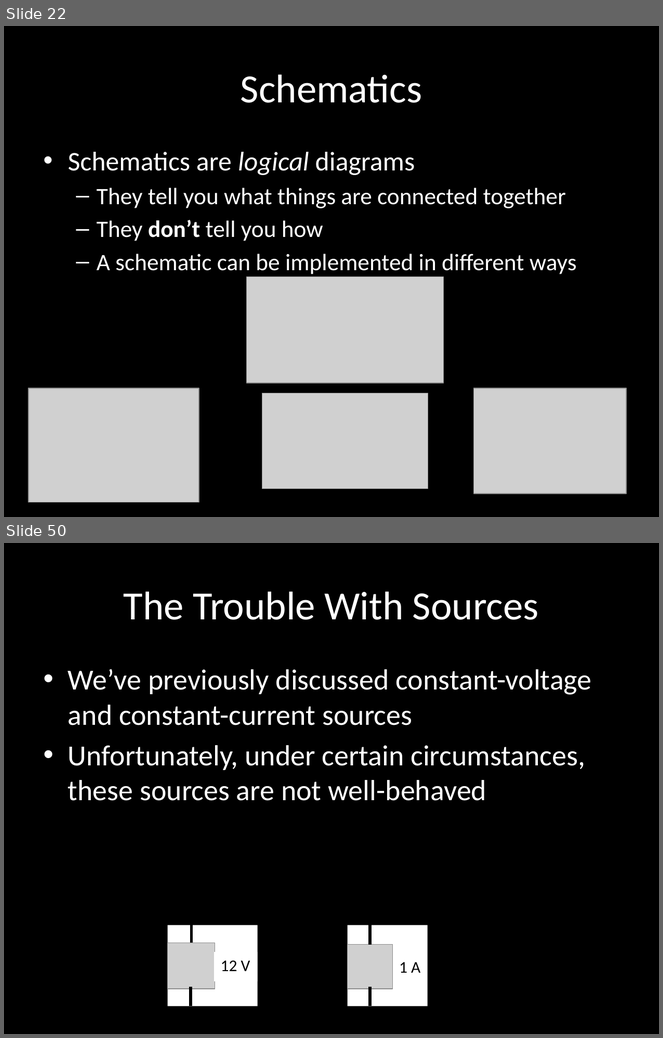
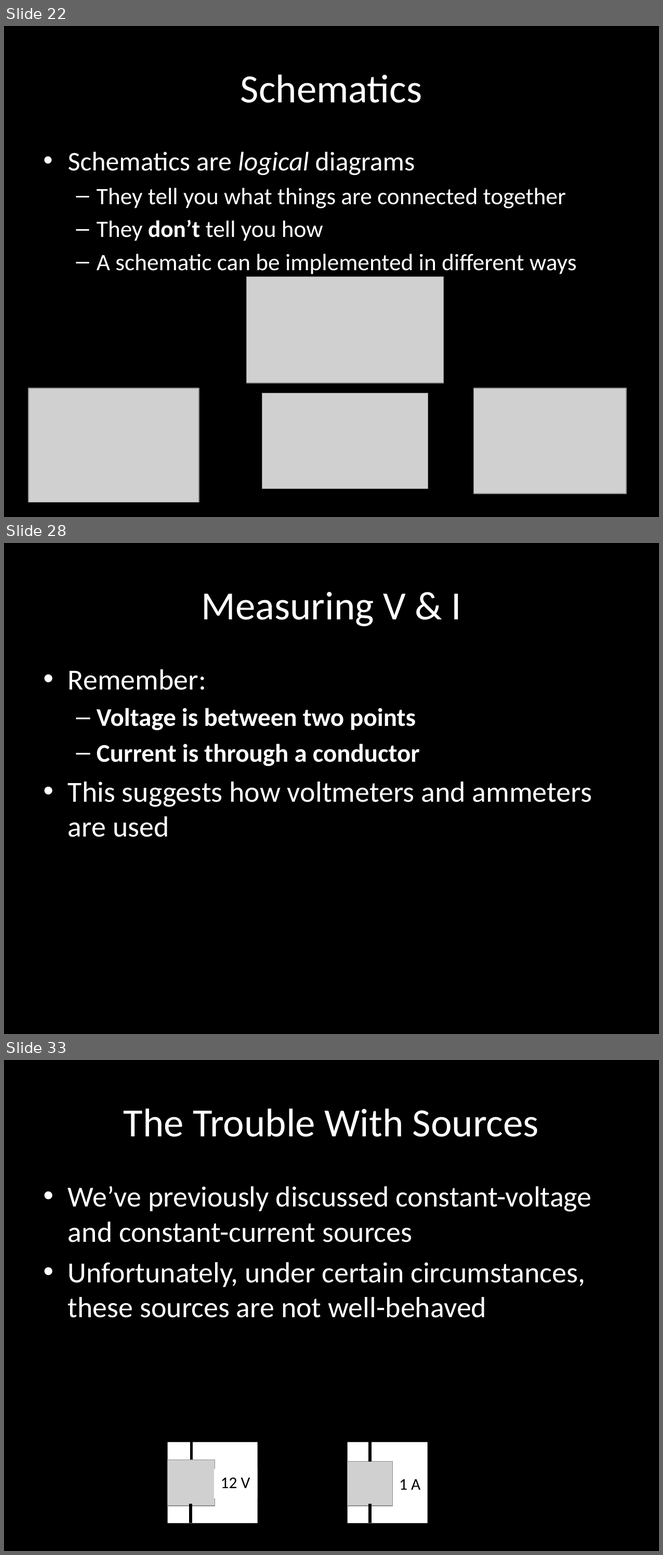
Before and after one commit to carlosgj/FRC-Training, a slide deck: Electronics 101.pptx. Shown one above the other, each under a label of ours: slides 22 and 50 before the commit, slides 22, 28 and 33 after it; the slides between them are not shown. The pictures are 663x1038 and 663x1555 pixels, drawn with LibreOffice and Linux fonts; fonts in the diff are those of the drawing; grey boxes stand for pictures; background and template pictures are left out. Boxes give left, top, right and bottom in pixels: in the first picture for what was removed or moved away, otherwise in the second. Text is boxed around its words. In the diff, an @@ line names an element or a change of style, - is before the commit and + after.

```diff
--- a/Electronics 101.pptx
+++ b/Electronics 101.pptx
@@ slide 28 added at box(4, 543, 659, 1034), background #000000 @@
@@ title added at box(201, 592, 461, 627), 44 pt, text #FFFFFF @@
+Measuring V & I
@@ text added at box(68, 669, 592, 837), 32 pt, text #FFFFFF @@
+• Remember:
+  – Voltage is between two points
+  – Current is through a conductor
+• This suggests how voltmeters and ammeters are used
@@ what was slide 50 is now slide 33 @@
```
Also in this commit, not shown: 2 slides changed, 9 other slides added.
